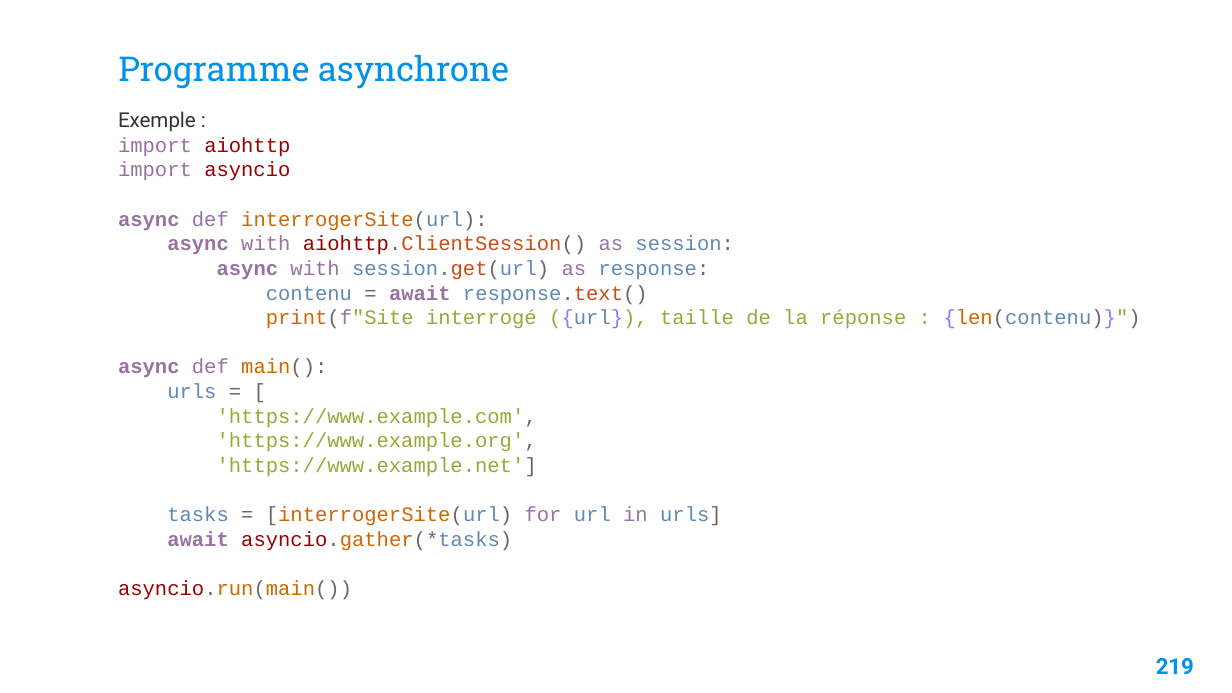
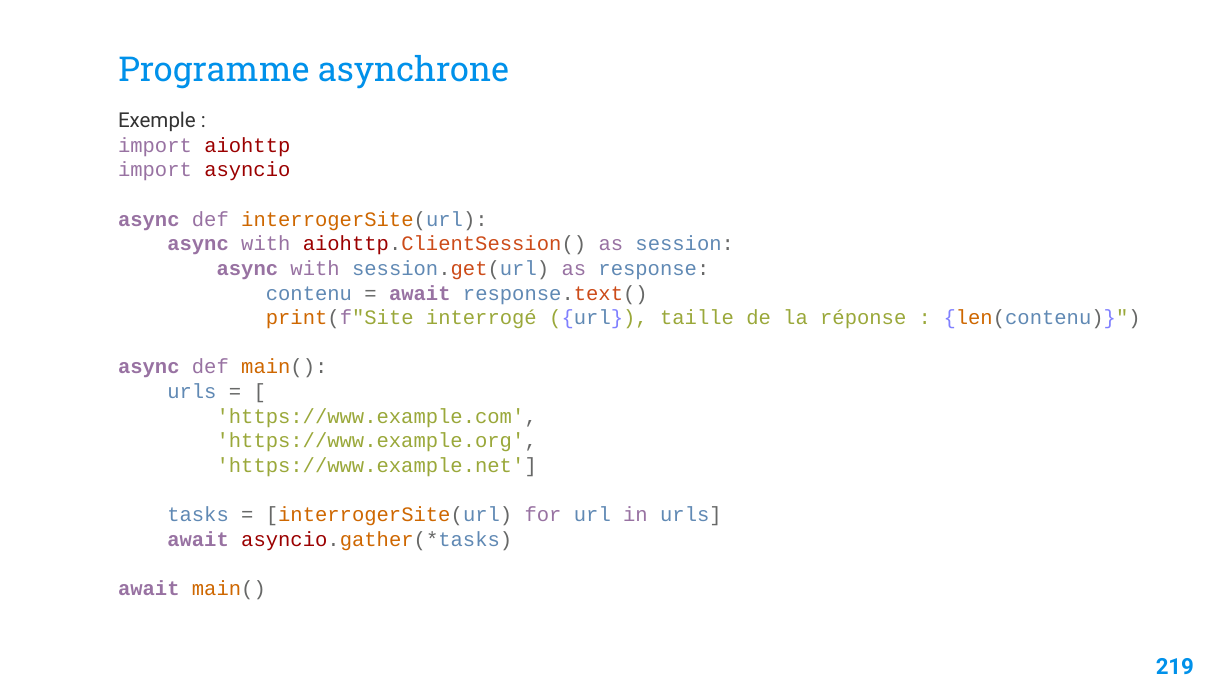
Before and after one commit to Fully-san/PythonSoftwareDevelopment, a slide deck: slide 220 of Supports/Python Software Development.pptx. Drawn at 1232x693 pixels with LibreOffice and Linux fonts; fonts in the diff are those of the drawing; background and template pictures are left out. Boxes give left, top, right and bottom in pixels: in the first picture for what was removed or moved away, otherwise in the second. Text is boxed around its words. In the diff, an @@ line names an element or a change of style, - is before the commit and + after.

```diff
--- a/Supports/Python Software Development.pptx
+++ b/Supports/Python Software Development.pptx
@@ text at <box>118,581,266,599</box>: text changed; text colour #9B0000 to #9872A2 @@
-asyncio.run(main())
+await main()
```
Also in this commit, not shown: 5 other slides changed, 19 slides added, 4 other files.
